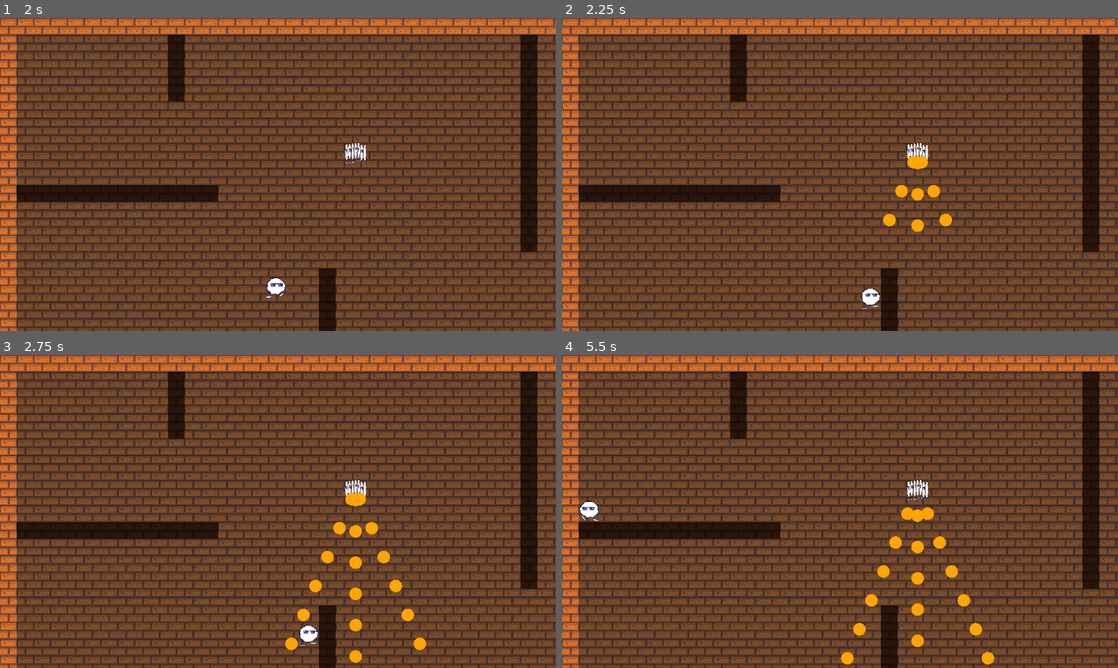
Above: before the commit, frames 1-4 (two rows, left to right).
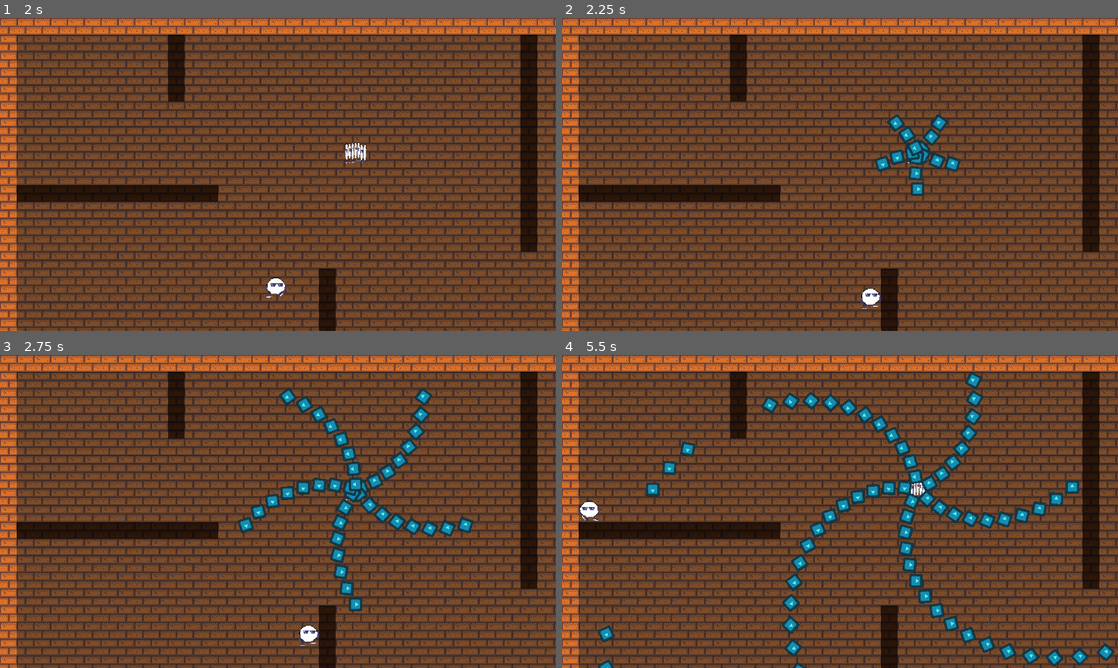
Above: after the commit, the same moments.

Repository: eduardo-kurek/MageMaze
Game: Godot game, scene res://world.tscn
Same seed, same stepped clock (60 frames per second), same inputs: the game is played once before the commit and once after it. The engine's default icon, where the game draws it, is replaced by a stand-in: a white triangle on a blue panel in a dark square.
Inputs (mouse positions are in pixels of both pictures, inside the frame that each line leads up to):
- Up to frame 1 (2 s): move the mouse to (400, 158) at 0.52 s; hold D (move_right) 0.53-1.28 s; move the mouse to (166, 190) at 1.27 s; hold S (move_down) from 1.28 s (still down)
- Up to frame 2 (2.25 s): move the mouse to (895, 105) at 2.02 s; release S (move_down) at 2.03 s; hold D (move_right) from 2.03 s (still down)
- Up to frame 3 (2.75 s): keep holding D (move_right)
- Up to frame 4 (5.5 s): move the mouse to (812, 574) at 2.77 s; release D (move_right) at 2.78 s; hold W (move_up) 2.78-3.53 s; move the mouse to (1006, 558) at 3.52 s; hold A (move_left) 3.53-5.03 s; move the mouse to (673, 464) at 4.27 s; move the mouse to (867, 511) at 5.02 s; hold S (move_down) from 5.03 s (still down)

Frame 1 is identical in both runs. In frame 2, 1.8% of the frame differs, in the area x 56-72%, y 30-69%; in frame 3, 5.0%; in frame 4, 7.6%, in the area x 6-100%, y 5-100%.

Commit message:
Adiciona preview de balas

Diff:
--- /dev/null
+++ b/bullet_preview.tscn
@@ -0,0 +1,18 @@
+[gd_scene format=3 uid="uid://cfawuxwrqqf6o"]
+
+[ext_resource type="Script" uid="uid://mul5mvfsu434" path="res://entities/behaviours/shoot/BulletPreview.gd" id="1_ddh3g"]
+[ext_resource type="Script" uid="uid://b21hi32dggour" path="res://entities/behaviours/shoot/BulletDef.gd" id="2_lgjbd"]
+[ext_resource type="Texture2D" uid="uid://2nmkmbi6yq06" path="res://icon.svg" id="3_lgjbd"]
+
+[sub_resource type="ConvexPolygonShape2D" id="ConvexPolygonShape2D_lo0ex"]
+points = PackedVector2Array(40.835, -12.215, 5.085, 50.03, -39.975, -2.13, -0.58, -42.71)
+
+[sub_resource type="Resource" id="Resource_t415i"]
+script = ExtResource("2_lgjbd")
+texture = ExtResource("3_lgjbd")
+shape = SubResource("ConvexPolygonShape2D_lo0ex")
+metadata/_custom_type_script = "uid://b21hi32dggour"
+
+[node name="BulletPreview" type="Node2D" unique_id=832667533]
+script = ExtResource("1_ddh3g")
+bullet_def = SubResource("Resource_t415i")
--- a/entities/behaviours/shoot/Bullet.gd
+++ b/entities/behaviours/shoot/Bullet.gd
@@ -4,23 +4,25 @@
 var _velocity: Vector2
 var _damage: int
 var _lifetime: float
-var _radius: float
-var _color: Color
 
 func setup(ctx: ShotContext) -> void:
-	_velocity = ctx.direction * ctx.bullet.speed
-	_damage = ctx.bullet.damage
-	_lifetime = ctx.bullet.lifetime
-	_radius = ctx.bullet.radius
-	_color = ctx.bullet.color
+	var def := ctx.bullet
+	_velocity = ctx.direction * def.speed
+	_damage = def.damage
+	_lifetime = def.lifetime
+	rotation = ctx.direction.angle()
+	scale = Vector2.ONE * def.scale
+
+	var sprite := Sprite2D.new()
+	sprite.texture = def.texture
+	sprite.modulate = def.tint
+	add_child(sprite)
+
+	var col := CollisionShape2D.new()
+	col.shape = def.shape
+	add_child(col)
 
 func _ready() -> void:
-	var shape := CircleShape2D.new()
-	shape.radius = _radius
-	var col := CollisionShape2D.new()
-	col.shape = shape
-	add_child(col)
-
 	body_entered.connect(_on_body_entered)
 
 func _physics_process(delta: float) -> void:
@@ -29,8 +31,5 @@
 	if _lifetime <= 0.0:
 		queue_free()
 
-func _draw() -> void:
-	draw_circle(Vector2.ZERO, _radius, _color)
-
-func _on_body_entered(body: Node) -> void:
+func _on_body_entered(_body: Node) -> void:
 	queue_free()
--- a/entities/behaviours/shoot/BulletDef.gd
+++ b/entities/behaviours/shoot/BulletDef.gd
@@ -1,8 +1,31 @@
+@tool
 class_name BulletDef
 extends Resource
+
+@export var texture: Texture2D:
+	set(value):
+		texture = value
+		emit_changed()
+
+@export var shape: Shape2D:
+	set(value):
+		if shape and shape.changed.is_connected(emit_changed):
+			shape.changed.disconnect(emit_changed)
+		shape = value
+		if shape:
+			shape.changed.connect(emit_changed)
+		emit_changed()
+
+@export_range(0.1, 10.0, 0.05, "or_greater") var scale: float = 1.0:
+	set(value):
+		scale = value
+		emit_changed()
+
+@export var tint: Color = Color.WHITE:
+	set(value):
+		tint = value
+		emit_changed()
 
 @export var speed: float = 300.0
 @export var damage: int = 10
 @export var lifetime: float = 3.0
-@export var radius: float = 6.0
-@export var color: Color = Color.ORANGE
--- /dev/null
+++ b/entities/behaviours/shoot/BulletPreview.gd
@@ -0,0 +1,47 @@
+@tool
+extends Node2D
+
+const HITBOX_COLOR := Color(1, 0, 0, 0.35)
+
+@export var bullet_def: BulletDef:
+	set(value):
+		_disconnect_from_def()
+		bullet_def = value
+		_connect_to_def()
+		queue_redraw()
+
+func _draw() -> void:
+	if bullet_def == null:
+		return
+
+	_apply_scale()
+	_draw_sprite()
+	_draw_hitbox()
+
+
+func _apply_scale() -> void:
+	draw_set_transform(Vector2.ZERO, 0.0, Vector2.ONE * bullet_def.scale)
+
+
+func _draw_sprite() -> void:
+	var texture := bullet_def.texture
+	if texture == null:
+		return
+
+	var top_left := -texture.get_size() / 2.0
+	draw_texture(texture, top_left, bullet_def.tint)
+
+
+func _draw_hitbox() -> void:
+	if bullet_def.shape == null:
+		return
+	bullet_def.shape.draw(get_canvas_item(), HITBOX_COLOR)
+
+func _connect_to_def() -> void:
+	if bullet_def:
+		bullet_def.changed.connect(queue_redraw)
+
+
+func _disconnect_from_def() -> void:
+	if bullet_def and bullet_def.changed.is_connected(queue_redraw):
+		bullet_def.changed.disconnect(queue_redraw)
--- a/entities/enemies/prisioner/prisioner.tscn
+++ b/entities/enemies/prisioner/prisioner.tscn
@@ -10,7 +10,9 @@
 [ext_resource type="Script" uid="uid://hkiqu4n01nkp" path="res://core/state/conditions/TimerCondition.gd" id="7_5jnem"]
 [ext_resource type="Script" uid="uid://dblof0es740ca" path="res://core/state/StateAction.gd" id="8_state_action"]
 [ext_resource type="Script" uid="uid://bv11fre7nwmac" path="res://core/state/actions/WeaponAction.gd" id="8_weapon_action"]
+[ext_resource type="Texture2D" uid="uid://2nmkmbi6yq06" path="res://icon.svg" id="10_6ut85"]
 [ext_resource type="Script" uid="uid://3f7wathpgtw3" path="res://core/direction/FixedDirection.gd" id="10_rsitr"]
+[ext_resource type="Script" uid="uid://cmu0vkbsq2hya" path="res://entities/behaviours/shoot/RotatingShot.gd" id="13_24inu"]
 
 [sub_resource type="RectangleShape2D" id="RectangleShape2D_mlf01"]
 
@@ -23,28 +25,44 @@
 script = ExtResource("6_3sxs5")
 condition = SubResource("Resource_yyg28")
 target_state = &"shoot"
-metadata/_custom_type_script = "uid://bhjt2ba07oytb"
 
 [sub_resource type="Resource" id="Resource_d4spm"]
 script = ExtResource("4_5jnem")
 id = &"idle"
 transitions = Array[ExtResource("6_3sxs5")]([SubResource("Resource_3sxs5")])
 
+[sub_resource type="CircleShape2D" id="CircleShape2D_mtric"]
+radius = 100.0
+
 [sub_resource type="Resource" id="Resource_rsitr"]
 script = ExtResource("3_bullet")
+texture = ExtResource("10_6ut85")
+shape = SubResource("CircleShape2D_mtric")
+scale = 0.1
+tint = Color(0.32389987, 1, 0.9281798, 1)
+speed = 150.0
 metadata/_custom_type_script = "uid://b21hi32dggour"
 
 [sub_resource type="Resource" id="Resource_np50j"]
 script = ExtResource("10_rsitr")
 metadata/_custom_type_script = "uid://3f7wathpgtw3"
 
-[sub_resource type="Resource" id="Resource_6ut85"]
+[sub_resource type="Resource" id="Resource_trfh3"]
+script = ExtResource("13_24inu")
+step_degrees = 5.0
+metadata/_custom_type_script = "uid://cmu0vkbsq2hya"
+
+[sub_resource type="Resource" id="Resource_6gwcs"]
 script = ExtResource("6_spread")
+angle_degrees = 360.0
+count = 5
+distribution = 1
+next = SubResource("Resource_trfh3")
 metadata/_custom_type_script = "uid://cqv8lycu7p7ij"
 
 [sub_resource type="Resource" id="Resource_24inu"]
 script = ExtResource("4_weapon")
-pattern = SubResource("Resource_6ut85")
+pattern = SubResource("Resource_6gwcs")
 direction_source = SubResource("Resource_np50j")
 bullet = SubResource("Resource_rsitr")
 fire_rate = 120.0
@@ -54,21 +72,10 @@
 script = ExtResource("8_weapon_action")
 weapons = Array[ExtResource("4_weapon")]([SubResource("Resource_24inu")])
 
-[sub_resource type="Resource" id="Resource_trfh3"]
-script = ExtResource("7_5jnem")
-seconds = 5.0
-metadata/_custom_type_script = "uid://hkiqu4n01nkp"
-
-[sub_resource type="Resource" id="Resource_6gwcs"]
-script = ExtResource("6_3sxs5")
-condition = SubResource("Resource_trfh3")
-target_state = &"idle"
-
 [sub_resource type="Resource" id="Resource_0pkrk"]
 script = ExtResource("4_5jnem")
 id = &"shoot"
 actions = Array[ExtResource("8_state_action")]([SubResource("Resource_weapon_action")])
-transitions = Array[ExtResource("6_3sxs5")]([SubResource("Resource_6gwcs")])
 
 [node name="Prisioner" type="CharacterBody2D" unique_id=1130226890]
 collision_layer = 0
--- a/entities/player/player.tscn
+++ b/entities/player/player.tscn
@@ -16,6 +16,7 @@
 [ext_resource type="Script" uid="uid://q8ev62d6ycnx" path="res://entities/behaviours/shoot/Weapon.gd" id="11_b2kln"]
 [ext_resource type="Script" uid="uid://b21hi32dggour" path="res://entities/behaviours/shoot/BulletDef.gd" id="12_we0b7"]
 [ext_resource type="Script" uid="uid://cbiujmcwlh0ob" path="res://entities/behaviours/shoot/ShotBehaviour.gd" id="13_b2kln"]
+[ext_resource type="Texture2D" uid="uid://2nmkmbi6yq06" path="res://icon.svg" id="13_eyb6c"]
 [ext_resource type="Script" uid="uid://7jkgba2rb85e" path="res://core/animation/LocomotionAnimator.gd" id="13_j3ovn"]
 [ext_resource type="Script" uid="uid://ecsfcf3rfpon" path="res://core/direction/MouseDirection.gd" id="13_we0b7"]
 [ext_resource type="Script" uid="uid://cy5lq46huhoy4" path="res://core/animation/AnimationRequest.gd" id="14_afbqv"]
@@ -113,33 +114,35 @@
 transitions = Array[ExtResource("7_7thud")]([SubResource("Resource_rsitr")])
 metadata/_custom_type_script = "uid://ch3munoyympvj"
 
-[sub_resource type="Resource" id="Resource_yqrof"]
+[sub_resource type="CircleShape2D" id="CircleShape2D_wuv6x"]
+
+[sub_resource type="Resource" id="Resource_50fht"]
 script = ExtResource("12_we0b7")
-speed = 400.0
-lifetime = 0.23
-radius = 3.0
-color = Color(0, 0.53168195, 0.5585438, 1)
+texture = ExtResource("13_eyb6c")
+shape = SubResource("CircleShape2D_wuv6x")
+scale = 0.1
+lifetime = 0.5
 metadata/_custom_type_script = "uid://b21hi32dggour"
 
-[sub_resource type="Resource" id="Resource_b2kln"]
+[sub_resource type="Resource" id="Resource_ghoj8"]
 script = ExtResource("13_we0b7")
 metadata/_custom_type_script = "uid://ecsfcf3rfpon"
 
-[sub_resource type="Resource" id="Resource_3wlsy"]
+[sub_resource type="Resource" id="Resource_t1t22"]
 script = ExtResource("13_b2kln")
 metadata/_custom_type_script = "uid://cbiujmcwlh0ob"
 
-[sub_resource type="Resource" id="Resource_gx6sm"]
+[sub_resource type="Resource" id="Resource_vewsg"]
 script = ExtResource("11_b2kln")
-pattern = SubResource("Resource_3wlsy")
-direction_source = SubResource("Resource_b2kln")
-bullet = SubResource("Resource_yqrof")
-fire_rate = 150.0
+pattern = SubResource("Resource_t1t22")
+direction_source = SubResource("Resource_ghoj8")
+bullet = SubResource("Resource_50fht")
+fire_rate = 100.0
 metadata/_custom_type_script = "uid://q8ev62d6ycnx"
 
 [sub_resource type="Resource" id="Resource_afbqv"]
 script = ExtResource("10_3wlsy")
-weapons = Array[ExtResource("11_b2kln")]([SubResource("Resource_gx6sm")])
+weapons = Array[ExtResource("11_b2kln")]([SubResource("Resource_vewsg")])
 metadata/_custom_type_script = "uid://bv11fre7nwmac"
 
 [sub_resource type="Resource" id="Resource_mtric"]
Not shown, added: entities/behaviours/shoot/BulletPreview.gd.uid
Not shown: 3 places in entities/player/player.tscn that only renumber resources
